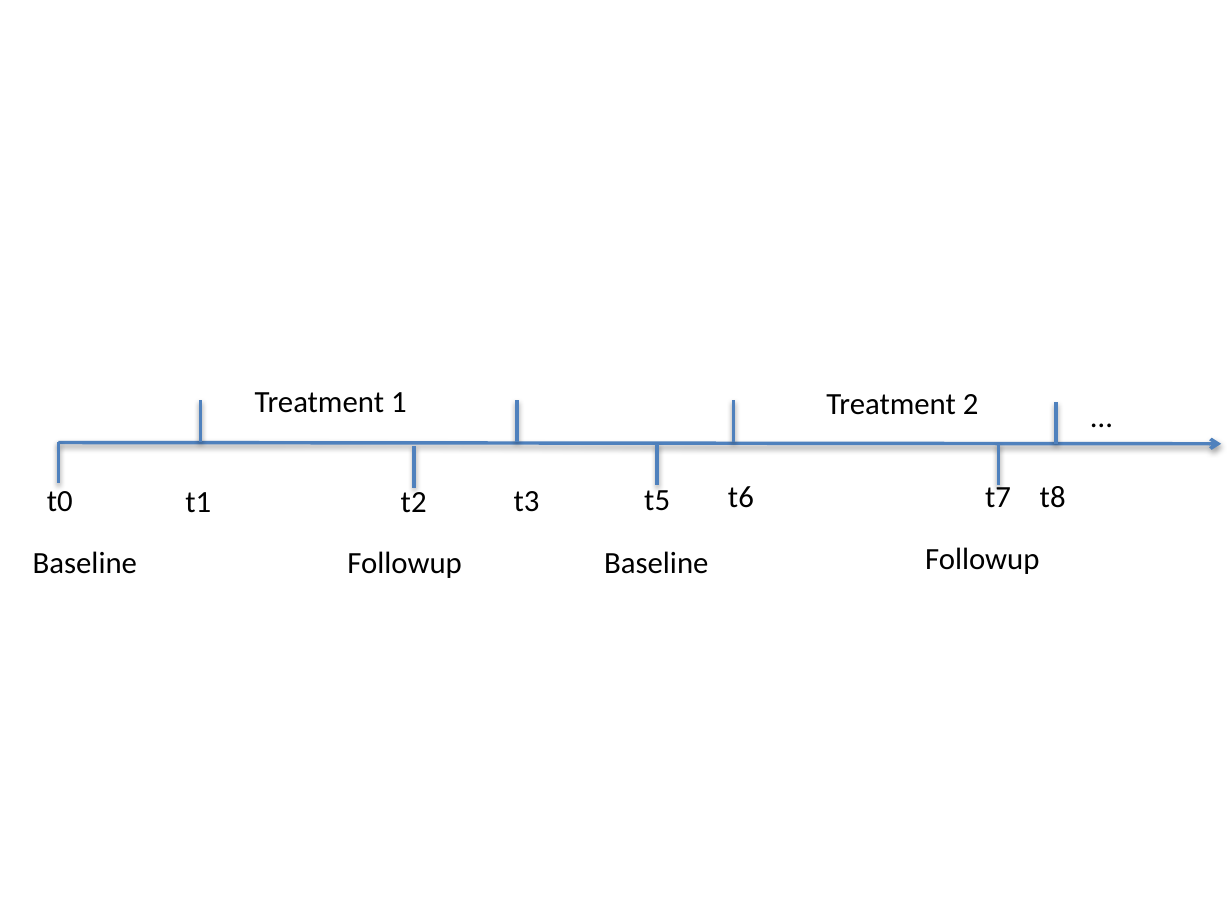
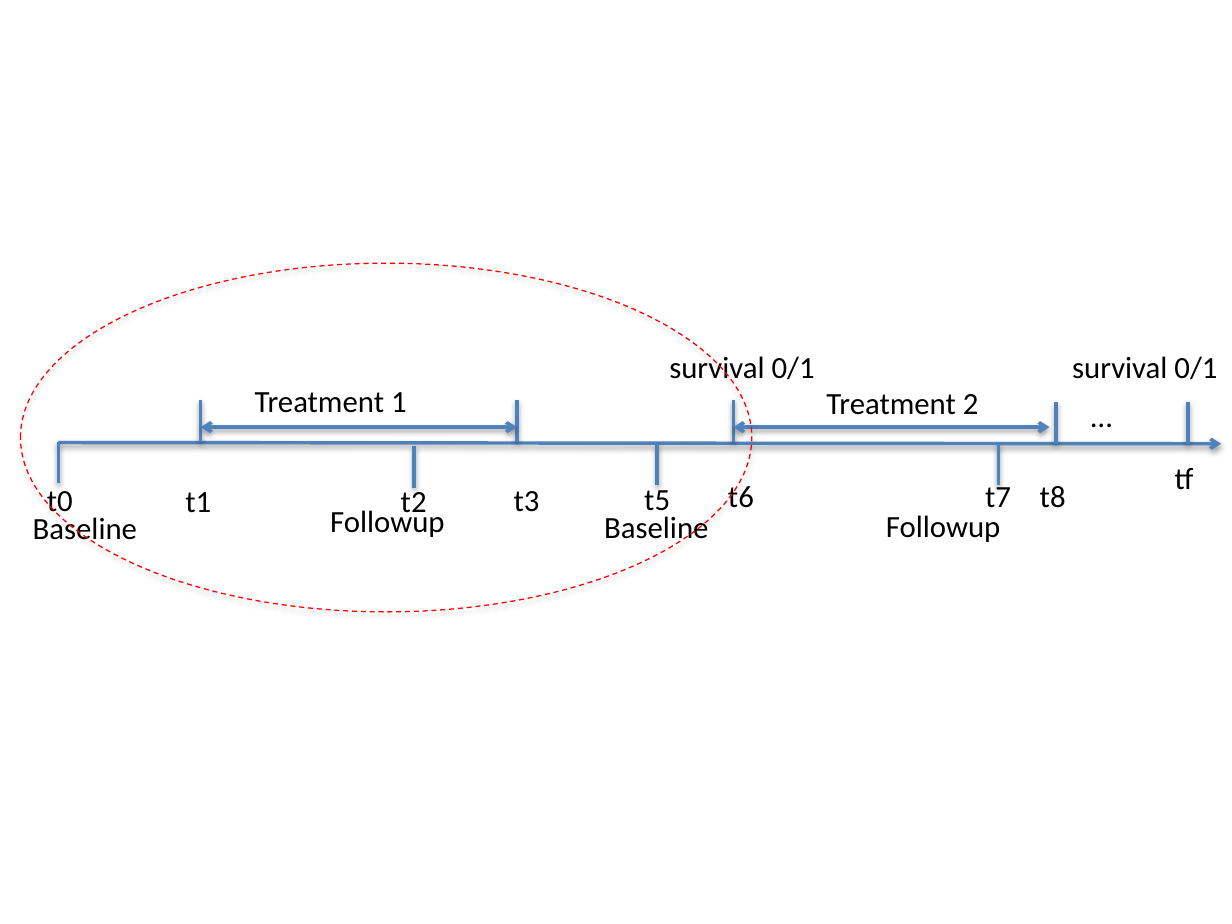
Before and after one commit to ImageGuidedTherapyLab/ImageFeatureSegmentationExample, a slide deck: slide 3 of pdffig/figures.pptx. Drawn at 1232x924 pixels with LibreOffice and Linux fonts; fonts in the diff are those of the drawing. Boxes give left, top, right and bottom in pixels: in the first picture for what was removed or moved away, otherwise in the second. Text is boxed around its words. In the diff, an @@ line names an element or a change of style, - is before the commit and + after.

```diff
--- a/pdffig/figures.pptx
+++ b/pdffig/figures.pptx
@@ ellipse added at box(21, 264, 753, 612), outline #FF0000 0.75 pt dashed @@
@@ text added at box(669, 353, 815, 384), 18 pt, text #000000 @@
+survival 0/1
@@ text added at box(1072, 356, 1217, 380), 18 pt, text #000000 @@
+survival 0/1
@@ line added from (1188, 402) to (1188, 444), #4F81BD 2 pt @@
@@ double arrow added from (201, 428) to (517, 428), #4F81BD 2 pt @@
@@ double arrow added from (733, 428) to (1050, 428), #4F81BD 2 pt @@
@@ text added at box(1175, 468, 1194, 490), 18 pt, text #000000 @@
+tf
@@ text "Baseline" rewrapped from box(33, 551, 137, 574) to box(33, 513, 137, 547) @@
@@ text "Followup" rewrapped from box(347, 551, 461, 578) to box(330, 506, 444, 537) @@
@@ text "Baseline" rewrapped from box(604, 551, 708, 574) to box(604, 516, 708, 546) @@
@@ text "Followup": place and size @@
-text "Followup" at box(925, 547, 1039, 574)
+text "Followup" at box(886, 515, 1000, 542)
```
Also in this commit, not shown: 1 other file.
